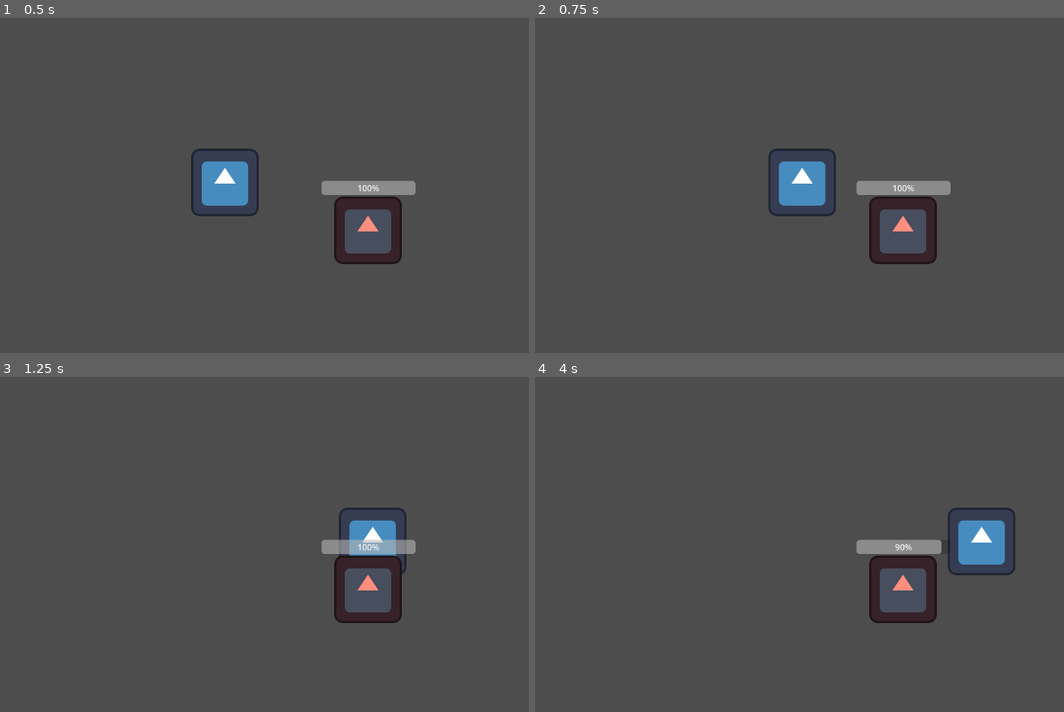
Above: before the commit, frames 1-4 (two rows, left to right).
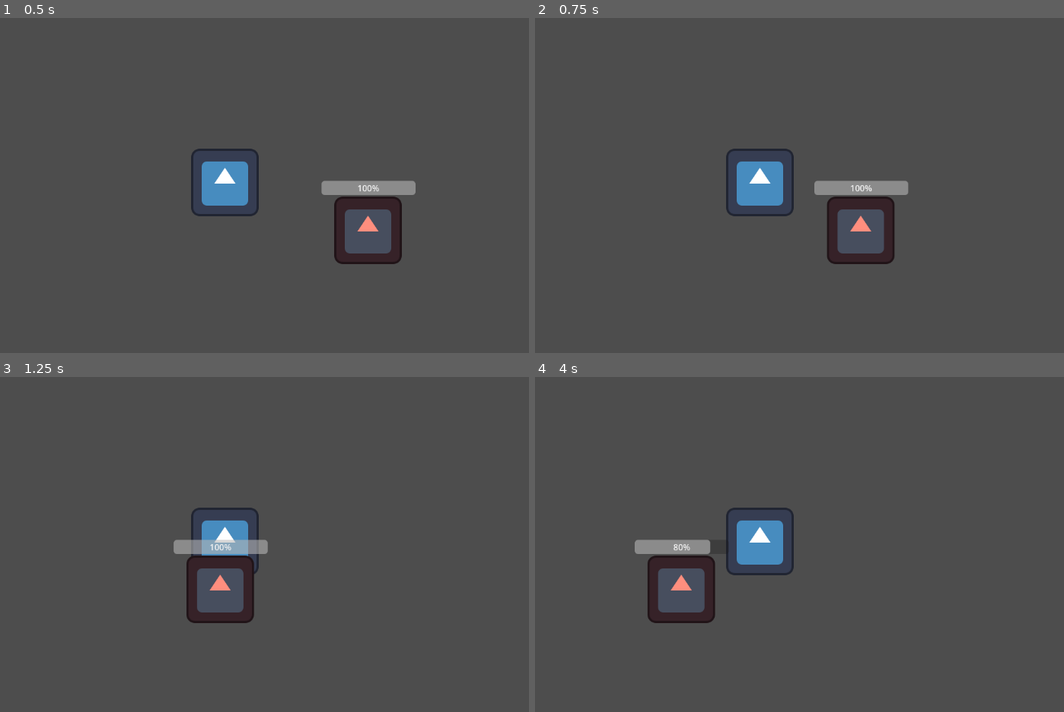
Above: after the commit, the same moments.

Repository: ElanReizas/Adventure_Crawler
Game: Godot game, scene res://Assets/Scenes/test_scene.tscn
Two runs of this game, one before a commit and one after it. Both use one fixed random seed, a clock stepped at 60 frames per second and the inputs below. The project has no main scene, so this scene is started directly. The engine's default icon, where the game draws it, is replaced by a stand-in: a white triangle on a blue panel in a dark square.
Inputs (mouse positions are in pixels of both pictures, inside the frame that each line leads up to):
- Up to frame 1 (0.5 s): no input
- Up to frame 2 (0.75 s): tap Enter at 0.5 s; move the mouse to (894, 165) at 0.52 s; hold Right (ui_right) from 0.53 s (still down); click (894, 165) at 0.6 s
- Up to frame 3 (1.25 s): keep holding Right (ui_right)
- Up to frame 4 (4 s): move the mouse to (640, 557) at 1.27 s; release Right (ui_right) at 1.28 s; hold Down (ui_down) 1.28-2.03 s; click (640, 557) at 1.35 s; move the mouse to (820, 467) at 2.02 s; hold Right (ui_right) 2.03-2.78 s; click (820, 467) at 2.1 s; move the mouse to (730, 608) at 2.77 s; hold Up (ui_up) 2.78-3.53 s; click (730, 608) at 2.85 s; move the mouse to (942, 591) at 3.52 s; hold Left (ui_left) from 3.53 s (still down); click (942, 591) at 3.6 s

Frame 1 is identical in both runs. In frame 2, 5.5% of the frame differs, in the area x 36-79%, y 39-74%; in frame 3, 6.0%; in frame 4, 7.3%, in the area x 18-91%, y 39-74%.

Commit message:
Added player ability to crit

Diff:
--- a/Assets/Scenes/Player.tscn
+++ b/Assets/Scenes/Player.tscn
@@ -10,7 +10,6 @@
 
 [node name="CharacterBody2D" type="CharacterBody2D" parent="."]
 script = ExtResource("1_3e2tf")
-speed = null
 
 [node name="Sprite2D" type="Sprite2D" parent="CharacterBody2D"]
 texture = ExtResource("2_b2ifw")
@@ -18,4 +17,4 @@
 [node name="CollisionShape2D" type="CollisionShape2D" parent="CharacterBody2D"]
 shape = SubResource("CircleShape2D_aee6e")
 
-[node name="Camera2D" type="Camera2D" parent="."]
+[node name="Camera2D" type="Camera2D" parent="CharacterBody2D"]
--- a/Assets/Scripts/player.gd
+++ b/Assets/Scripts/player.gd
@@ -3,6 +3,11 @@
 @export var speed: int = 400
 @export var melee_attack_range: int = 100
 @export var attack_damage: int = 10
+
+# for now, these crit values are hardcoded
+# in the future we may add items which correspond to crit values
+@export var crit_rate: float = 0.2
+@export var crit_damage: float = 2
 
 func _physics_process(delta: float) -> void:
 	var input_vector = Vector2.ZERO
@@ -21,4 +26,9 @@
 func attack():
 		for enemy in get_tree().get_nodes_in_group("enemies"):
 			if position.distance_to(enemy.position) <= melee_attack_range:
-				enemy.take_damage(attack_damage)
+				var damage = attack_damage
+				if randf() < crit_rate:
+					damage *= crit_damage
+					print("CRIT!!!!")
+
+				enemy.take_damage(damage)
